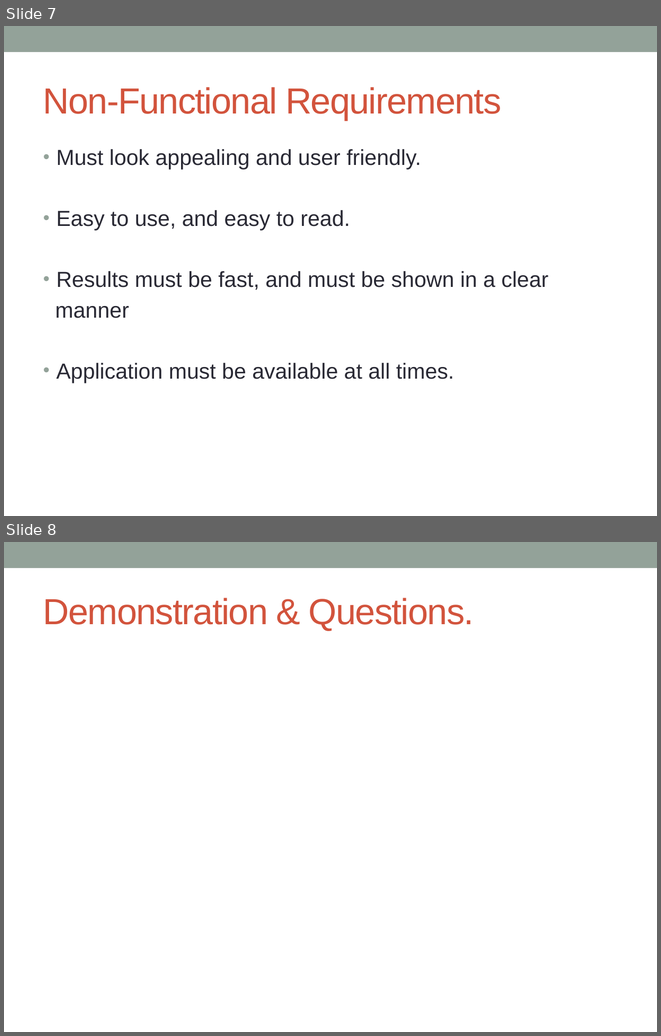
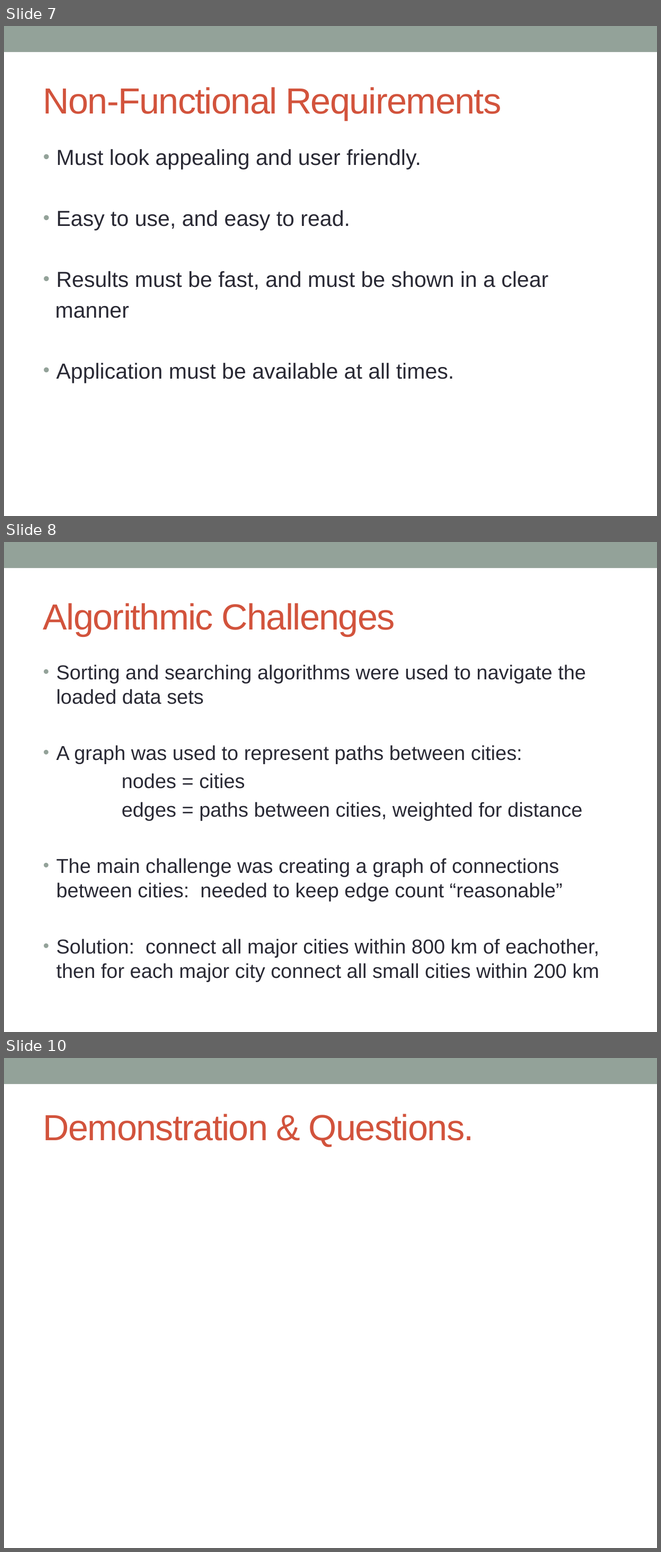
Before and after one commit to palmerst/AnalysisTool, a slide deck: Group32_ProjectPresentation.pptx. Shown one above the other, each under a label of ours: slides 7 and 8 before the commit, slides 7, 8 and 10 after it; the slides between them are not shown. The pictures are 661x1036 and 661x1552 pixels, drawn with LibreOffice and Linux fonts; fonts in the diff are those of the drawing. Boxes give left, top, right and bottom in pixels: in the first picture for what was removed or moved away, otherwise in the second. Text is boxed around its words. In the diff, an @@ line names an element or a change of style, - is before the commit and + after.

```diff
--- a/Group32_ProjectPresentation.pptx
+++ b/Group32_ProjectPresentation.pptx
@@ slide 8 added at (x1=4, y1=542, x2=657, y2=1032), background #FFFFFF; not listed: 1 template element that a slide beside it also shows @@
@@ title added at (x1=43, y1=603, x2=395, y2=636), 40 pt, text #D2533C @@
+Algorithmic Challenges
@@ text added at (x1=56, y1=664, x2=599, y2=981), 22.2 pt, text #292934 @@
+• Sorting and searching algorithms were used to navigate the loaded data sets
+• A graph was used to represent paths between cities:
+nodes = cities
+edges = paths between cities, weighted for distance
+• The main challenge was creating a graph of connections between cities: needed to keep edge count “reasonable”
+• Solution: connect all major cities within 800 km of eachother, then for each major city connect all small cities within 200 km
@@ what was slide 8 is now slide 10 @@
```
Also in this commit, not shown: 4 slides changed, 1 other slide added, 1 other file.
